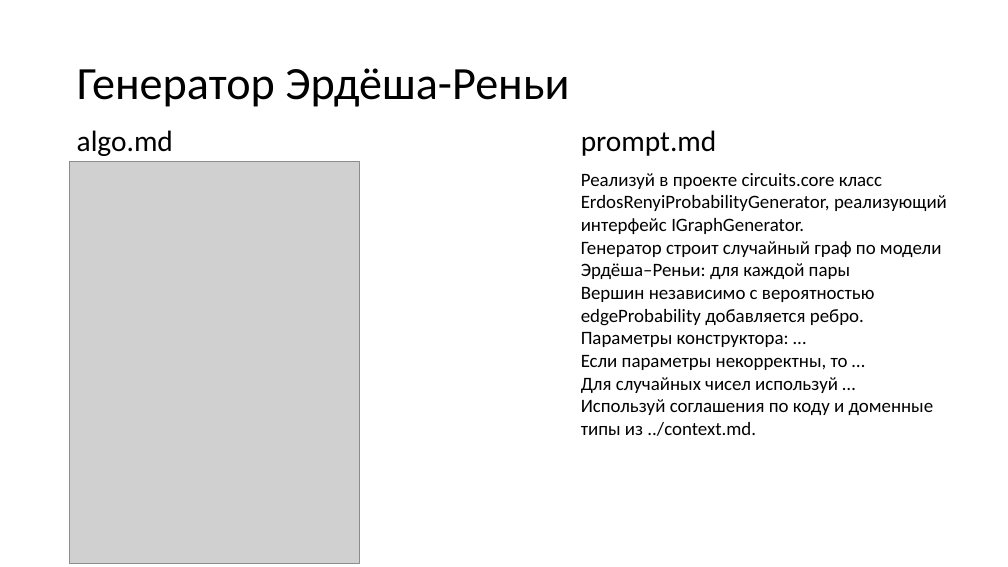
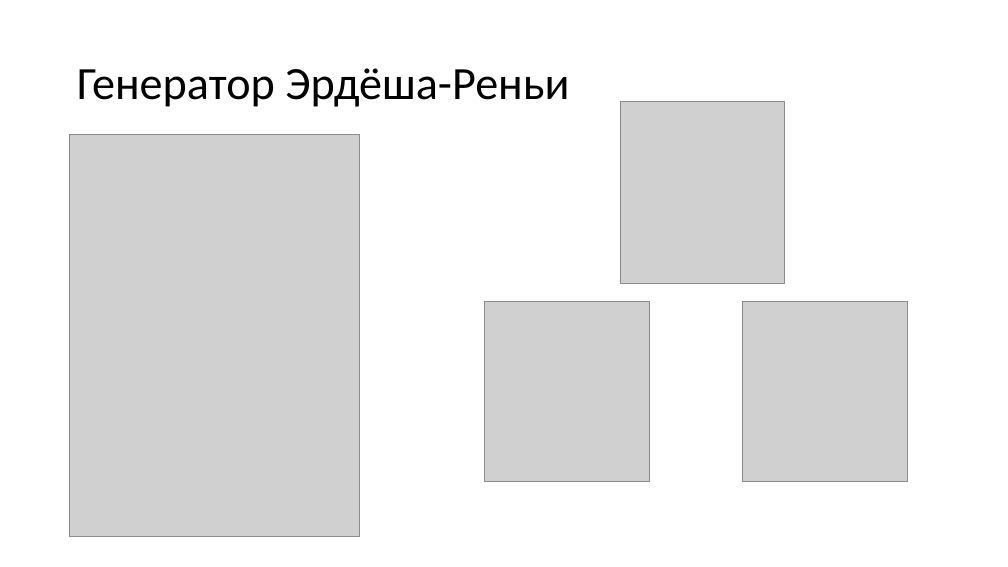
Before and after one commit to Sergho/circuits, a slide deck: slide 11 of presentation/presentation.pptx (slide 16 before the commit). Drawn at 1008x567 pixels with LibreOffice and Linux fonts; fonts in the diff are those of the drawing; grey boxes stand for pictures. Boxes give left, top, right and bottom in pixels: in the first picture for what was removed or moved away, otherwise in the second. Text is boxed around its words. In the diff, an @@ line names an element or a change of style, - is before the commit and + after.

```diff
--- a/presentation/presentation.pptx
+++ b/presentation/presentation.pptx
@@ picture added at (620,101,784,284) @@
@@ picture: place and size @@
-picture at (70,162,359,564)
+picture at (70,135,359,537)
@@ text removed at (77,130,173,156) @@
-algo.md
@@ text removed at (581,130,717,156) @@
-prompt.md
@@ text removed at (581,173,947,436) @@
-Реализуй в проекте circuits.core класс ErdosRenyiProbabilityGenerator, реализующий интерфейс IGraphGenerator.
-Генератор строит случайный граф по модели Эрдёша–Реньи: для каждой пары
-Вершин независимо с вероятностью
-edgeProbability добавляется ребро.
-Параметры конструктора: …
-Если параметры некорректны, то …
-Для случайных чисел используй …
-Используй соглашения по коду и доменные типы из ../context.md.
@@ picture added at (485,301,649,482) @@
@@ picture added at (743,301,907,481) @@
```
Also in this commit, not shown: 6 other slides changed, 10 slides added, 2 slides removed.
